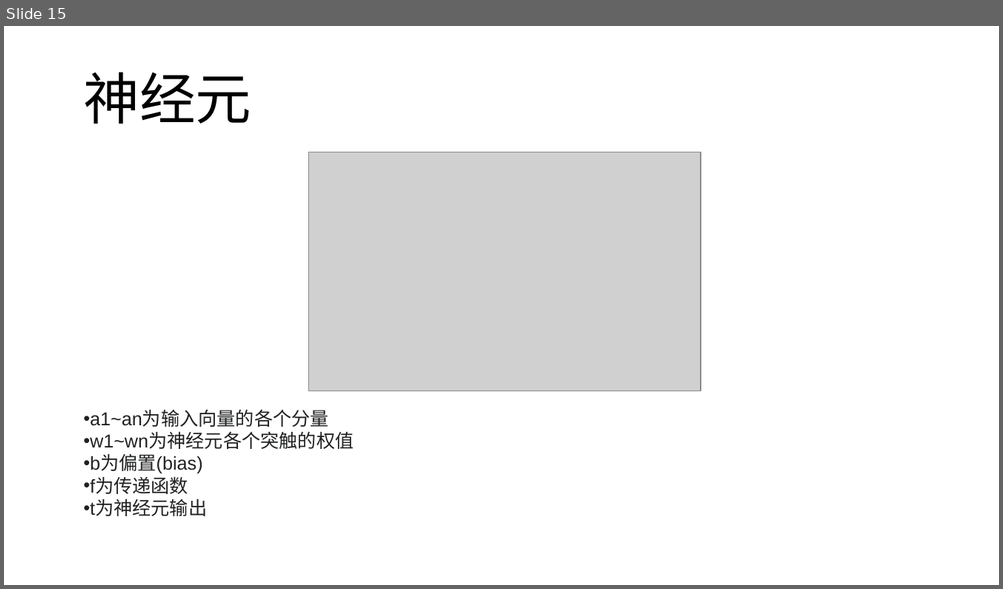
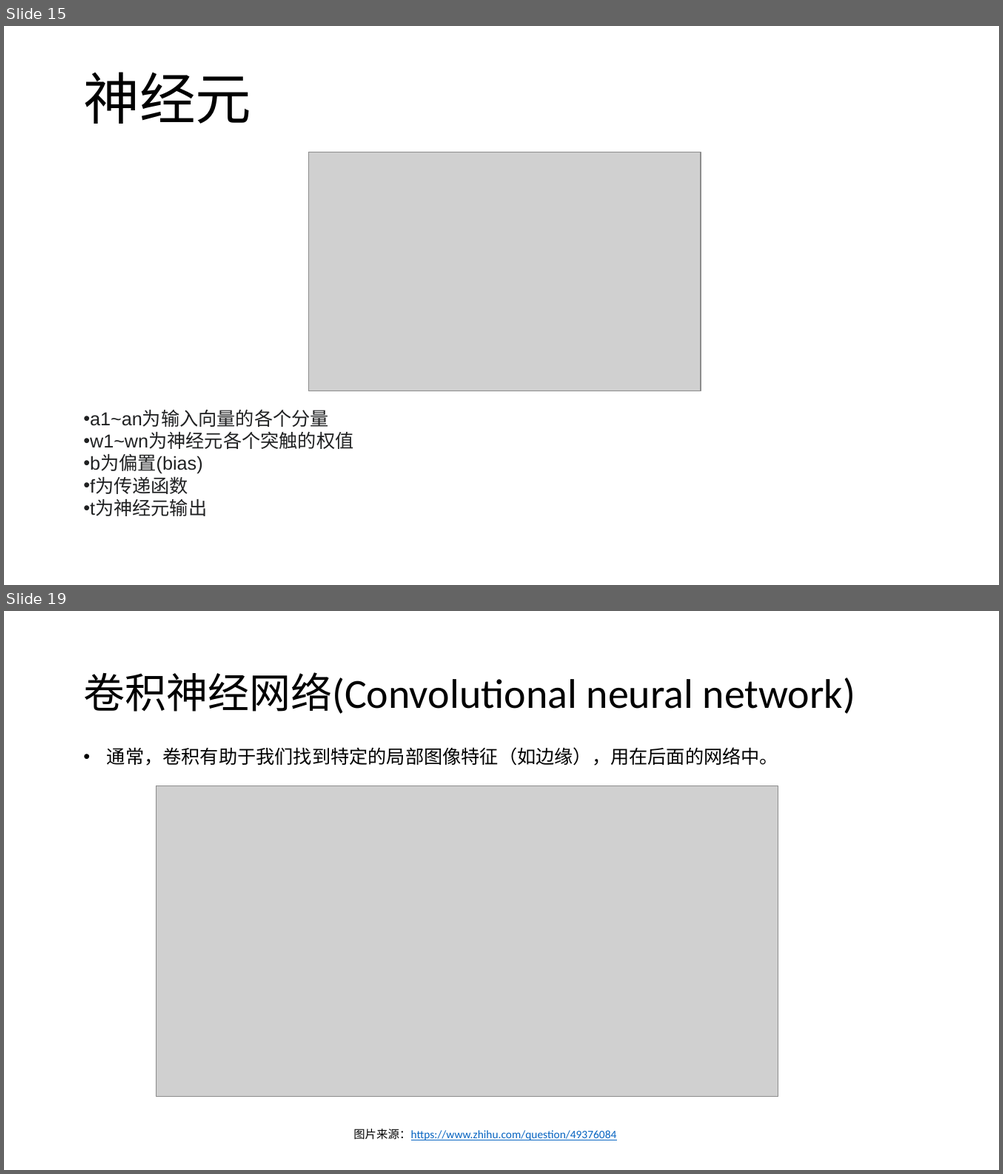
Before and after one commit to EnhaoSun/MyNotes, a slide deck: Artificial Intelligence.pptx. Shown one above the other, each under a label of ours: slide 15 before the commit, slides 15 and 19 after it; the slides between them are not shown. The pictures are 1003x589 and 1003x1174 pixels, drawn with LibreOffice and Linux fonts; fonts in the diff are those of the drawing; grey boxes stand for pictures. Boxes give left, top, right and bottom in pixels: in the first picture for what was removed or moved away, otherwise in the second. Text is boxed around its words. In the diff, an @@ line names an element or a change of style, - is before the commit and + after.

```diff
--- a/Artificial Intelligence.pptx
+++ b/Artificial Intelligence.pptx
@@ slide 19 added at [4,611,999,1170], background #FFFFFF @@
@@ title added at [84,672,855,714], 40 pt, text #000000 @@
+卷积神经网络(Convolutional neural network)
@@ text added at [107,747,778,766], 18 pt, text #000000 @@
+• 通常，卷积有助于我们找到特定的局部图像特征（如边缘），用在后面的网络中。
@@ picture added at [156,786,778,1097] @@
@@ text added at [353,1129,616,1141], 11 pt, text #0563C1, underline @@
+图片来源：https://www.zhihu.com/question/49376084
```
Also in this commit, not shown: 3 slides changed, 4 other slides added.
